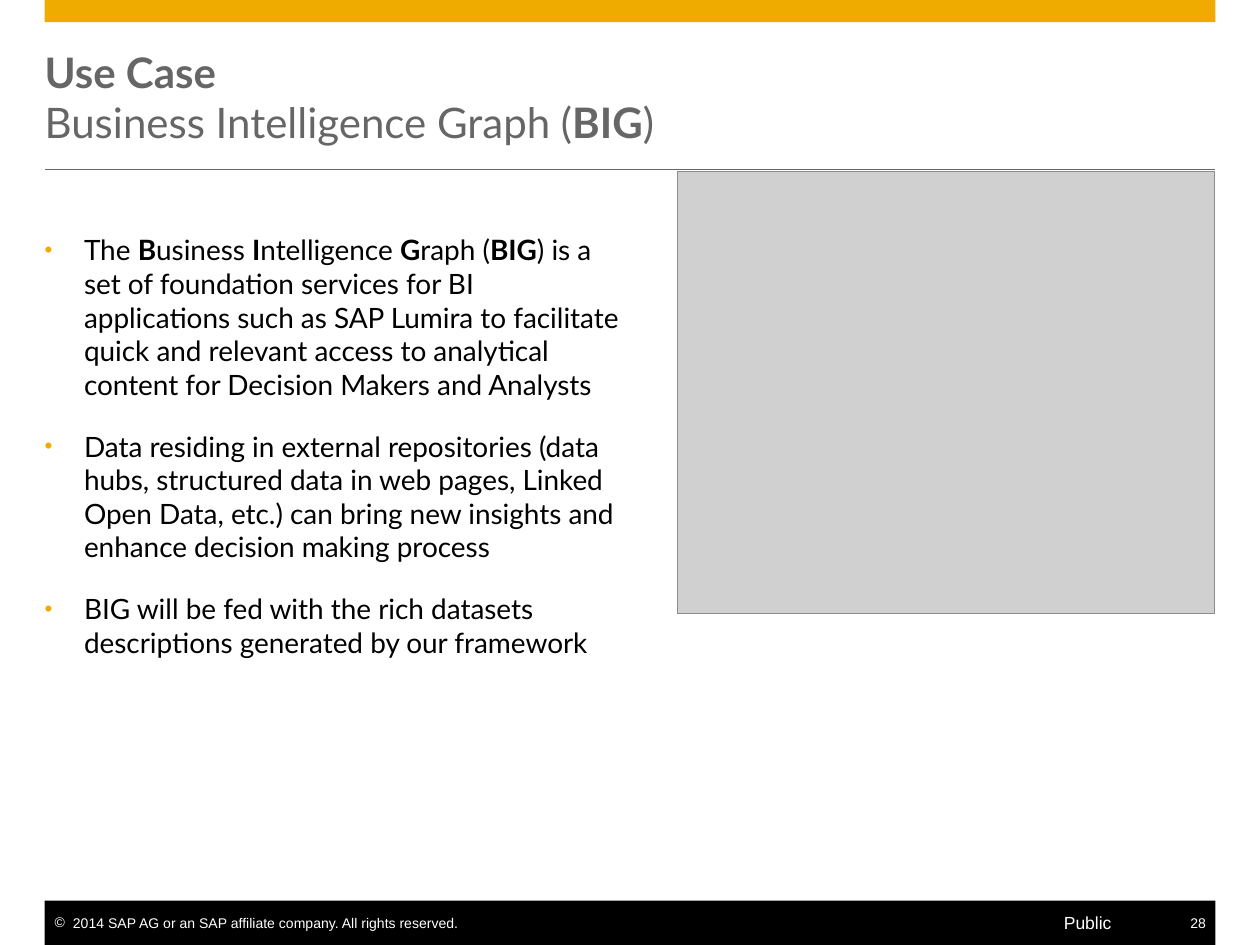
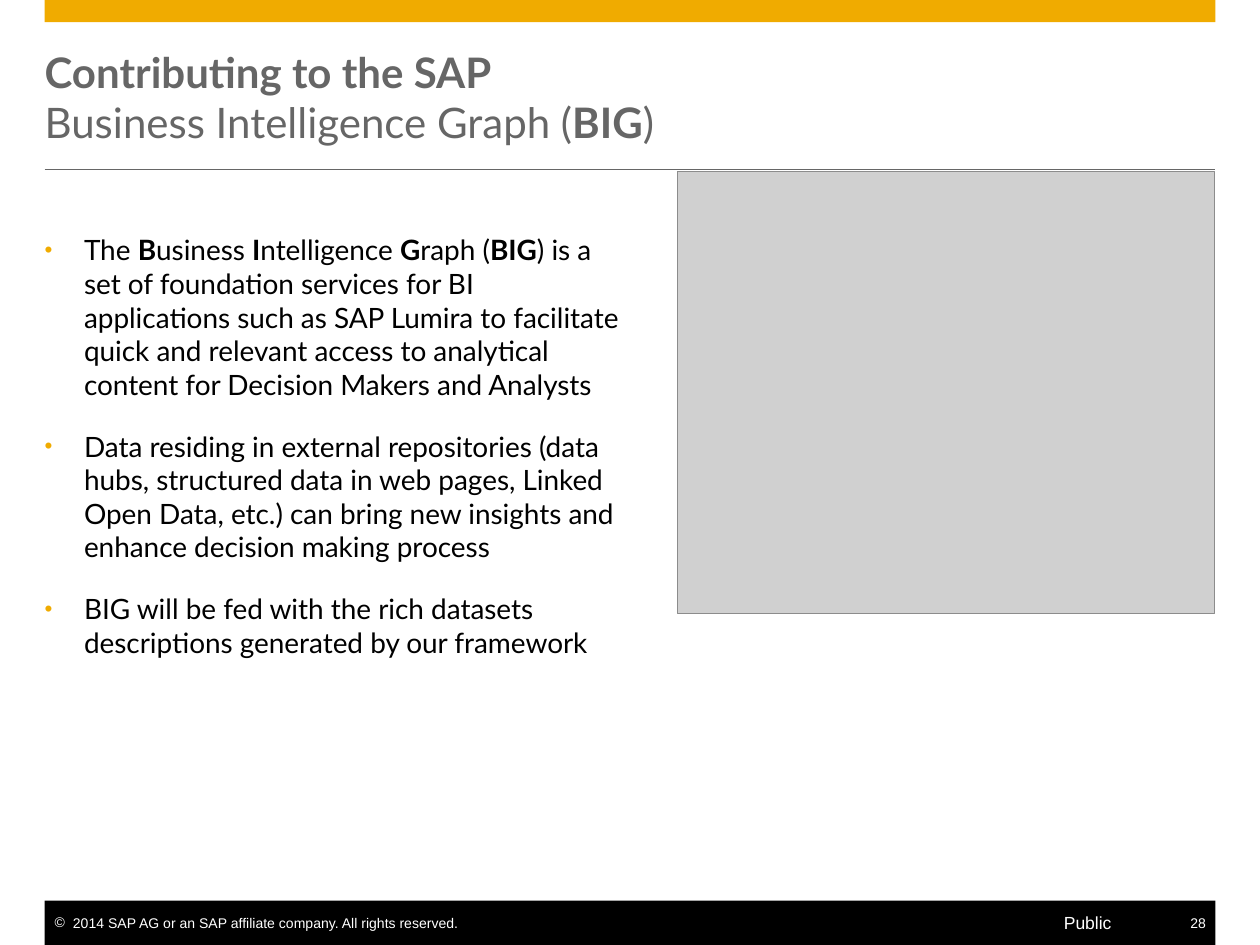
Before and after one commit to S-c-H-i-Z-o/PhD, a slide deck: slide 28 of Progress Reports CIFRE & Workplans/PhD Interim Report/presentation/Self-Service Data Provisioning through Semantic Enrichment of Data - Updated.pptx. Drawn at 1260x945 pixels with LibreOffice and Linux fonts; fonts in the diff are those of the drawing; grey boxes stand for pictures. Boxes give left, top, right and bottom in pixels: in the first picture for what was removed or moved away, otherwise in the second. Text is boxed around its words. In the diff, an @@ line names an element or a change of style, - is before the commit and + after.

Commit message:
Minor updates in slides 3, 28 and 30

```diff
--- a/Progress Reports CIFRE & Workplans/PhD Interim Report/presentation/Self-Service Data Provisioning through Semantic Enrichment of Data - Updated.pptx
+++ b/Progress Reports CIFRE & Workplans/PhD Interim Report/presentation/Self-Service Data Provisioning through Semantic Enrichment of Data - Updated.pptx
@@ title at <box>45,57,654,146</box>: text changed @@
-Use Case
-Business Intelligence Graph (BIG)
+Contributing to the SAP
+Business Intelligence Graph (BIG)
```
Also in this commit, not shown: 3 other slides changed.
